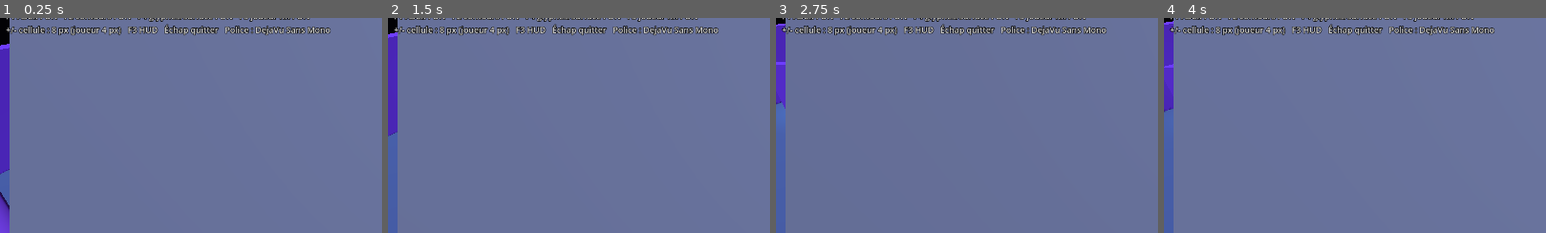
Above: before the commit, frames 1-4 (left to right).
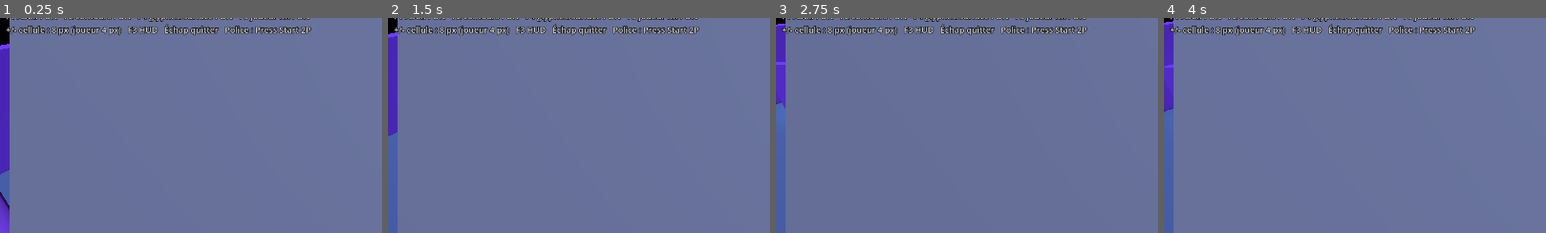
Above: after the commit, the same moments.

Repository: BarbeauAxel/ascii-game
Game: Godot game, scene res://scenes/main.tscn
Same seed, same stepped clock (60 frames per second), same inputs: the game is played once before the commit and once after it.
Inputs:
- Up to frame 1 (0.25 s): no input
- Up to frame 2 (1.5 s): hold D (move_right) 0.53-1.28 s; tap Space (jump) at 0.77 s; hold S (move_back) from 1.28 s (still down)
- Up to frame 3 (2.75 s): tap Space (jump) at 1.52 s; release S (move_back) at 2.03 s; hold D (move_right) from 2.03 s (still down)
- Up to frame 4 (4 s): release D (move_right) at 2.78 s; hold W (move_forward) 2.78-3.53 s; tap Space (jump) at 3.02, 3.77 s; hold A (move_left) from 3.53 s (still down)
The pictures show only the part of the screen within x 0-50%, y 3-53%; the shares and areas given below are measured in that part.

The runs differ from the first frame. In frame 1, 0.5% of the frame differs, in the area x 67-87%, y 3-8%; in frame 2, 0.5%; in frame 3, 0.5%; in frame 4, 0.5%.

Commit message:
Police pixel Press Start 2P (OFL) pour l'atlas de glyphes
- Ajout de fonts/PressStart2P-Regular.ttf et de sa licence OFL 1.1
- font_pixel_size : taille de police = multiple de la grille native, sans
  antialiasing (glyphes nets en 8/10/12 px) ; copie lissée sous 8 px
- Option -- --save-atlas pour exporter les atlas en PNG
- README et fonts/README mis à jour

Diff:
--- a/scripts/ascii_post_process.gd
+++ b/scripts/ascii_post_process.gd
@@ -41,6 +41,11 @@
 @export_dir var fonts_dir := "res://fonts"
 ## Taille de police = taille de cellule + font_size_padding (les capitales n'occupent ~70 % de la hauteur).
 @export var font_size_padding: int = 2
+## Police pixel (fichier de fonts/ ou custom_font) : taille de sa grille native
+## (8 pour Press Start 2P). La taille de police devient alors le plus grand
+## multiple de cette valeur qui tient dans la cellule, sans antialiasing, pour
+## des pixels nets. 0 = traiter la police comme une police vectorielle classique.
+@export var font_pixel_size: int = 8
 
 var ascii_enabled := true
 var edges_enabled := true
@@ -50,6 +55,11 @@
 var _material: ShaderMaterial
 var _atlas_generator: GlyphAtlas
 var _font: Font
+## Pour une police pixel : copie lissée utilisée quand la cellule est plus
+## petite que la grille native (ex : cellules de 4 px du personnage), où un
+## rendu sans antialiasing perdrait des pixels entiers.
+var _font_smooth: Font
+var _is_pixel_font := false
 var _atlas_rows := PackedStringArray()
 var _build_id := 0
 
@@ -65,6 +75,8 @@
 	cast_shadow = GeometryInstance3D.SHADOW_CASTING_SETTING_OFF
 
 	_atlas_generator = GlyphAtlas.new()
+	# Debug : "-- --save-atlas" écrit les atlas en PNG dans user://
+	_atlas_generator.save_debug_png = "--save-atlas" in OS.get_cmdline_user_args()
 	add_child(_atlas_generator)
 	_font = _pick_font()
 
@@ -176,8 +188,8 @@
 	var size := cell_size
 	var fine := get_fine_cell_size()
 
-	var atlas := await _atlas_generator.generate(_atlas_rows, size, _font, size + font_size_padding)
-	var atlas_fine := await _atlas_generator.generate(_atlas_rows, fine, _font, fine + font_size_padding)
+	var atlas := await _atlas_generator.generate(_atlas_rows, size, _font_for_cell(size), _font_size_for_cell(size))
+	var atlas_fine := await _atlas_generator.generate(_atlas_rows, fine, _font_for_cell(fine), _font_size_for_cell(fine))
 	if my_id != _build_id:
 		return # une génération plus récente a été lancée entre-temps
 	if atlas == null or atlas_fine == null:
@@ -189,13 +201,30 @@
 	_material.set_shader_parameter("fine_cell_size", fine)
 
 
+## Taille de police à utiliser pour une taille de cellule donnée.
+func _font_size_for_cell(cell: int) -> int:
+	if _is_pixel_font:
+		if cell >= font_pixel_size:
+			# Plus grand multiple de la grille native : chaque pixel de la police
+			# tombe exactement sur 1, 2, 3… pixels de l'écran.
+			return floori(float(cell) / font_pixel_size) * font_pixel_size
+		return cell # cellule plus petite que la grille : réduction inévitable
+	return cell + font_size_padding
+
+
+## Police à utiliser pour une taille de cellule donnée (nette ou lissée).
+func _font_for_cell(cell: int) -> Font:
+	if _is_pixel_font and cell < font_pixel_size:
+		return _font_smooth
+	return _font
+
+
 func _pick_font() -> Font:
-	if custom_font:
-		return custom_font
-
-	var from_dir := _find_font_in_dir(fonts_dir)
-	if from_dir:
-		return from_dir
+	var file_font: Font = custom_font if custom_font else _find_font_in_dir(fonts_dir)
+	if file_font:
+		if font_pixel_size > 0 and file_font is FontFile:
+			_setup_pixel_font(file_font)
+		return file_font
 
 	# Police monospace du système (présente sur Windows / la plupart des Linux).
 	var system_font := SystemFont.new()
@@ -209,6 +238,17 @@
 
 	# Dernier recours : police par défaut du moteur.
 	return ThemeDB.fallback_font
+
+
+## Configure une police pixel : rendu net (sans antialiasing ni hinting, pixels
+## entiers) et prépare une copie lissée pour les cellules trop petites.
+func _setup_pixel_font(font: FontFile) -> void:
+	_is_pixel_font = true
+	_font_smooth = font.duplicate() as Font
+	(_font_smooth as FontFile).antialiasing = TextServer.FONT_ANTIALIASING_GRAY
+	font.antialiasing = TextServer.FONT_ANTIALIASING_NONE
+	font.hinting = TextServer.HINTING_NONE
+	font.subpixel_positioning = TextServer.SUBPIXEL_POSITIONING_DISABLED
 
 
 func _find_font_in_dir(path: String) -> Font:
Not shown, added: fonts/OFL-PressStart2P.txt
Binary file added: fonts/PressStart2P-Regular.ttf
Not shown, added: fonts/PressStart2P-Regular.ttf.import
